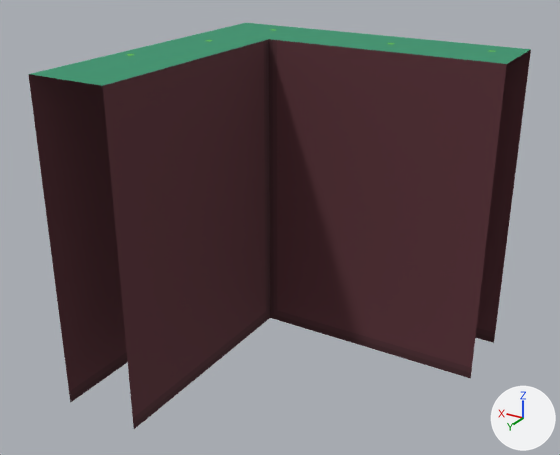
Renders of the glTF model Global_Resources/Mapping/3D/Below/Broko_Town/Exterior/Water_1/Models/Pit_Main_Top_Down_Right.glb from each side of a commit.
Rendered twice from a 50 mm lens placed at (-1.053, 1.853, 1.419), pointed at (0.044, 0.024, 0.504). Arrows for +X, +Y and +Z are at lower right; the lights stay in place. The picture after the commit comes second. Vertices at exactly the same position are counted once.

In view in the first picture: 'Water_1_Pit_Main_Top_Down_Right'.
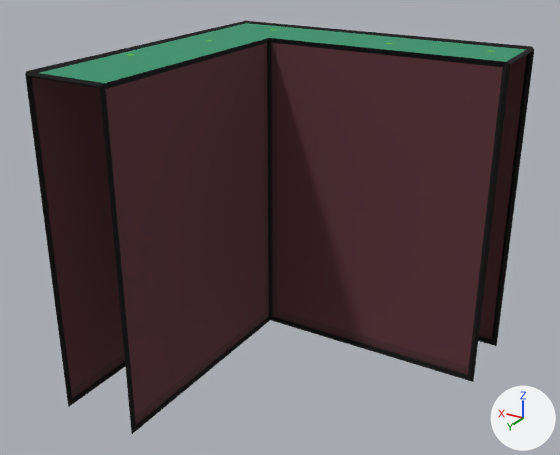
Pixel boxes (x1, y1, x2, y2) of what changed, in the pictures (560 x 455 px; the box of a moved part takes in the faces that stretch with it):
'Water_1_Pit_Main_Top_Down_Right', reshaped
    before: (28, 23, 531, 429)
    after: (25, 21, 534, 434)
part 1 of me_water_1_pit_main_top_down_right, added
    after: (25, 21, 534, 434)
part 2 of me_water_1_pit_main_top_down_right, moved or reshaped
    before: (30, 23, 531, 343)
    after: (40, 23, 527, 340)

The change in detail:
Material 'Outline' (mat_outline) is new.
Its base color is (0.0, 0.0, 0.0) (black #000000).
Its roughness is 1.0.
me_water_1_pit_main_top_down_right is used by ob_water_1_pit_main_top_down_right; location (0.0, 0.0, 0.0).
me_water_1_pit_main_top_down_right had 16 vertices, 12 faces and spanned x -0.5..0.5, y -0.5..0.5, z 0.0..1.0.
me_water_1_pit_main_top_down_right now has 68 vertices, 140 faces and spans x -0.51..0.51, y -0.51..0.51, z -0.01..1.007.
me_water_1_pit_main_top_down_right part 1: a new loose piece of 56 vertices spanning x -0.51..0.51, y -0.51..0.51, z -0.01..1.007, in mat_outline (black #000000).
Part 2, on me_water_1_pit_main_top_down_right:
4 vertices are removed from x 0.5, y -0.5..0.5, z 0.0..1.0.
6 faces are deleted.
2 new faces join them, mat_water_1_side_down_right (picture img_side_down_right).
4 new faces join them, mat_water_1_pit_top_down_right (picture img_pit_top_down_right).
me_water_1_pit_main_top_down_right gains material mat_outline (black #000000).
